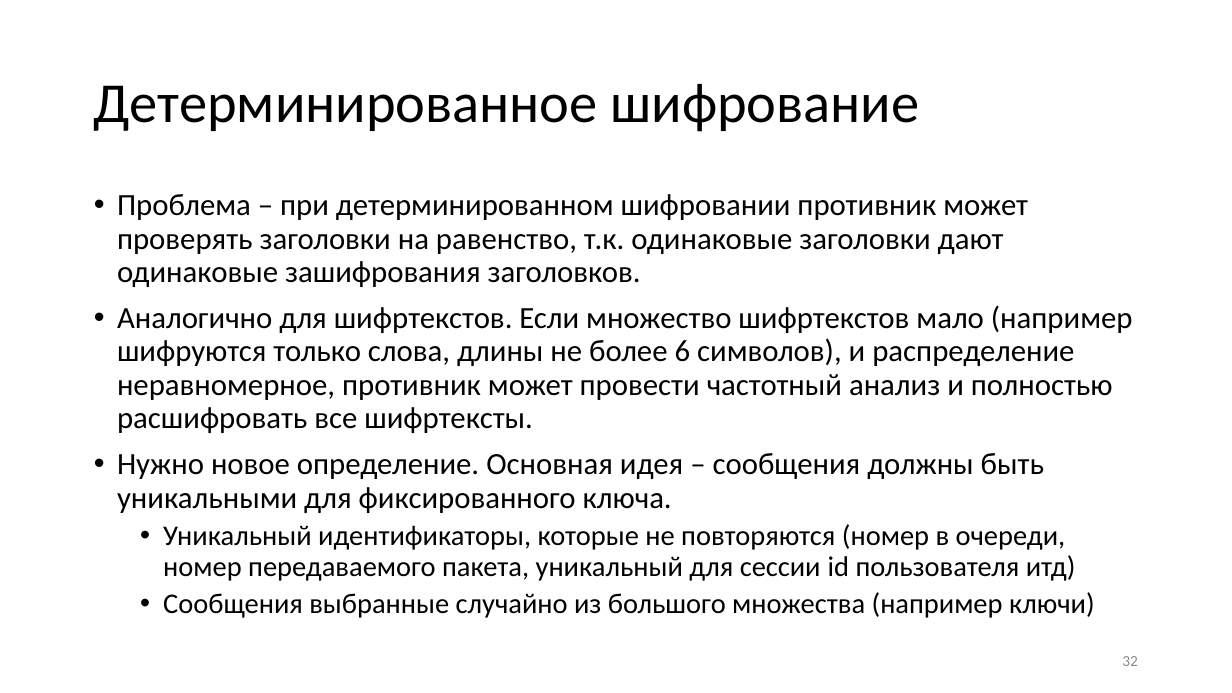
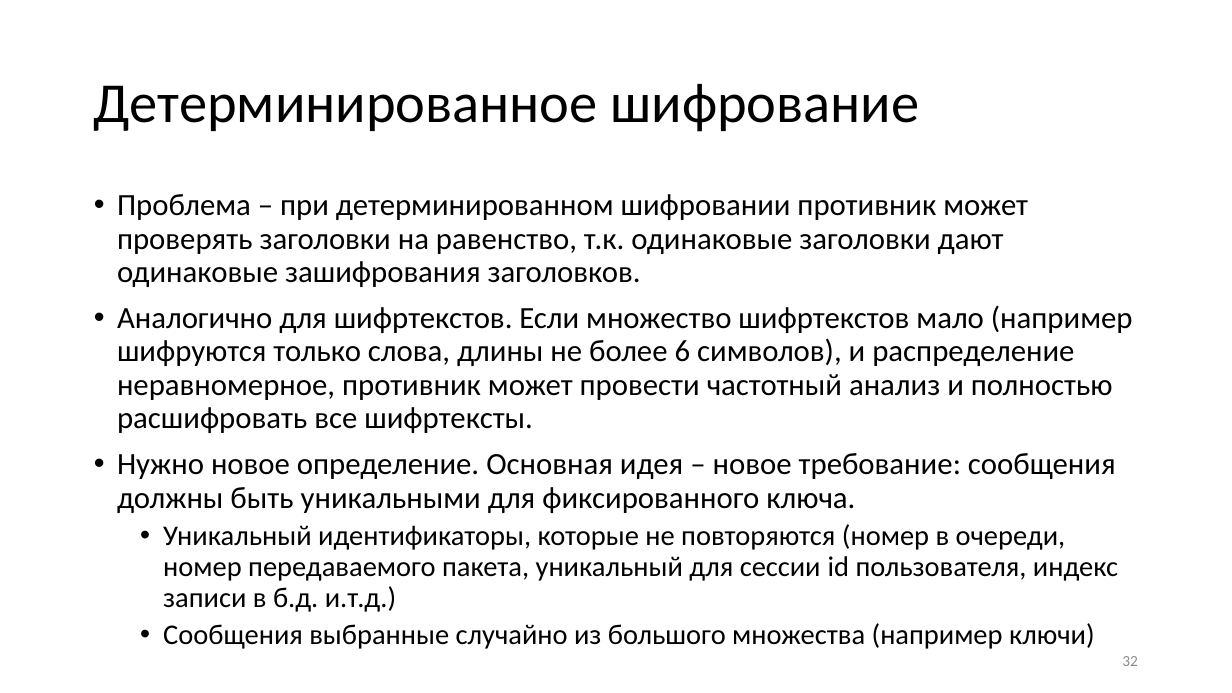
Before and after one commit to CryptoCourse/CryptoLectures, a slide deck: slide 32 of Lectures/Lecture8.pptx. Drawn at 1232x693 pixels with LibreOffice and Linux fonts; fonts in the diff are those of the drawing. Boxes give left, top, right and bottom in pixels: in the first picture for what was removed or moved away, otherwise in the second. Text is boxed around its words. In the diff, an @@ line names an element or a change of style, - is before the commit and + after.

Commit message:
lec 8 small fixes

```diff
--- a/Lectures/Lecture8.pptx
+++ b/Lectures/Lecture8.pptx
@@ text at <box>117,453,1118,612</box>: text changed @@
-• Нужно новое определение. Основная идея – сообщения должны быть уникальными для фиксированного ключа.
-  • Уникальный идентификаторы, которые не повторяются (номер в очереди, номер передаваемого пакета, уникальный для сессии id пользователя итд)
+• Нужно новое определение. Основная идея – новое требование: сообщения должны быть уникальными для фиксированного ключа.
+  • Уникальный идентификаторы, которые не повторяются (номер в очереди, номер передаваемого пакета, уникальный для сессии id пользователя, индекс записи в б.д. и.т.д.)
```
Also in this commit, not shown: 8 other slides changed.
